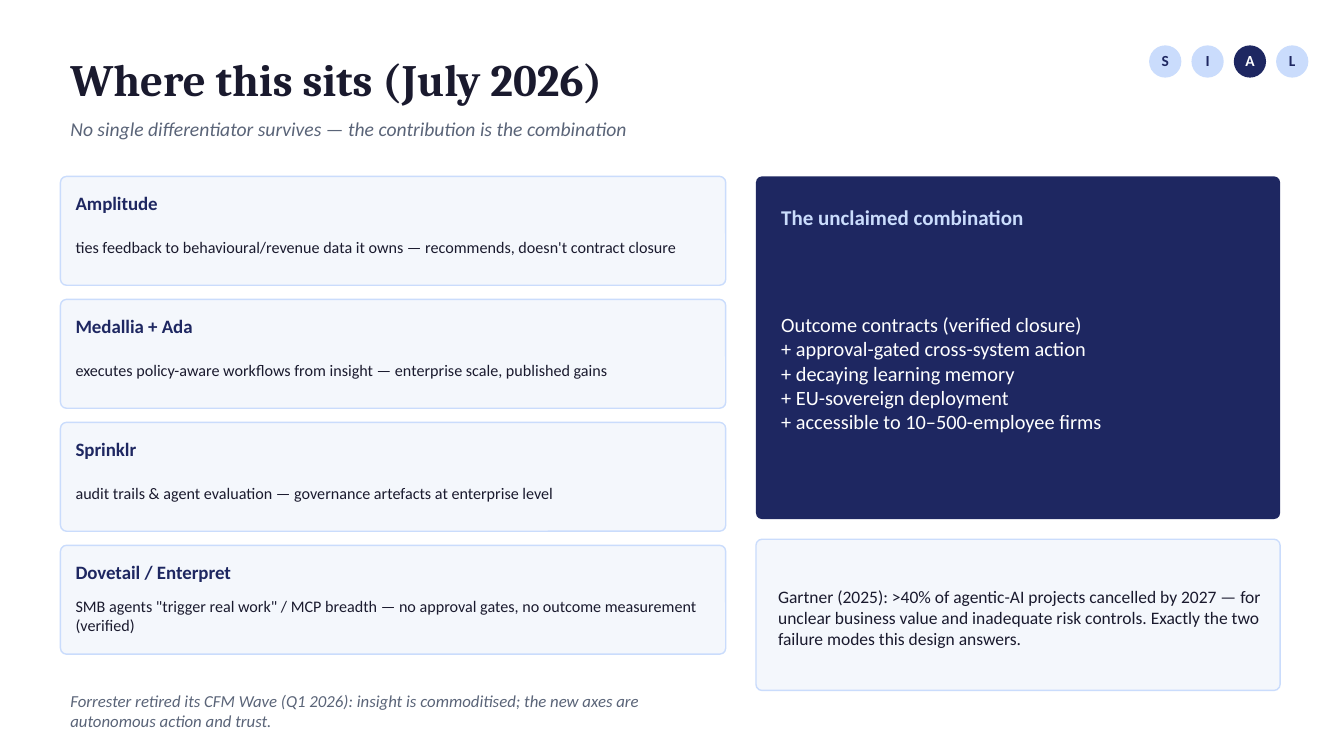
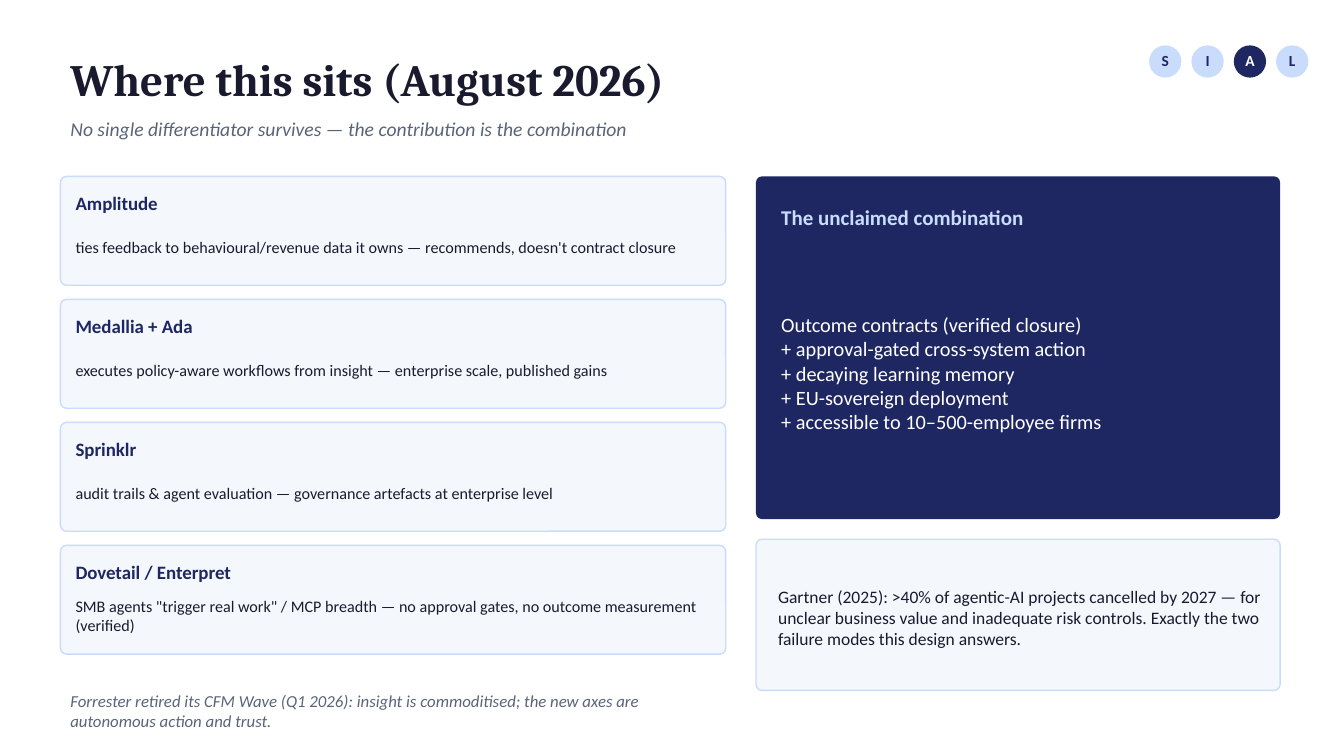
Before and after one commit to fogu13/CLARA, a slide deck: slide 18 of thesis/defense/defense_deck.pptx (slide 16 before the commit). Drawn at 1344x756 pixels with LibreOffice and Linux fonts; fonts in the diff are those of the drawing. Boxes give left, top, right and bottom in pixels: in the first picture for what was removed or moved away, otherwise in the second. Text is boxed around its words. In the diff, an @@ line names an element or a change of style, - is before the commit and + after.

```diff
--- a/thesis/defense/defense_deck.pptx
+++ b/thesis/defense/defense_deck.pptx
@@ text at (70,63,664,106): text changed @@
-Where this sits (July 2026)
+Where this sits (August 2026)
```
Also in this commit, not shown: 10 other slides changed, 2 slides added, 1 other file.
